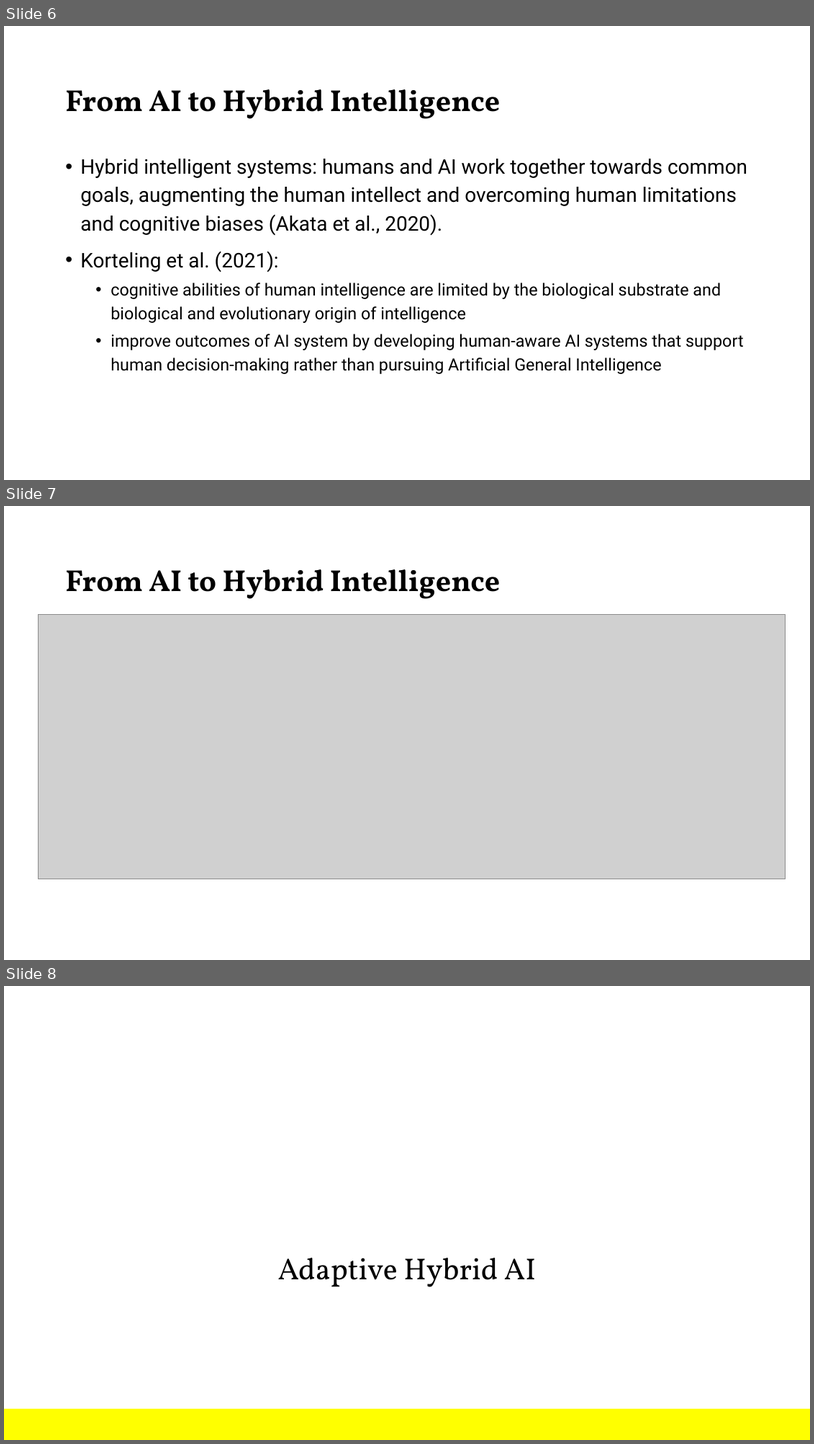
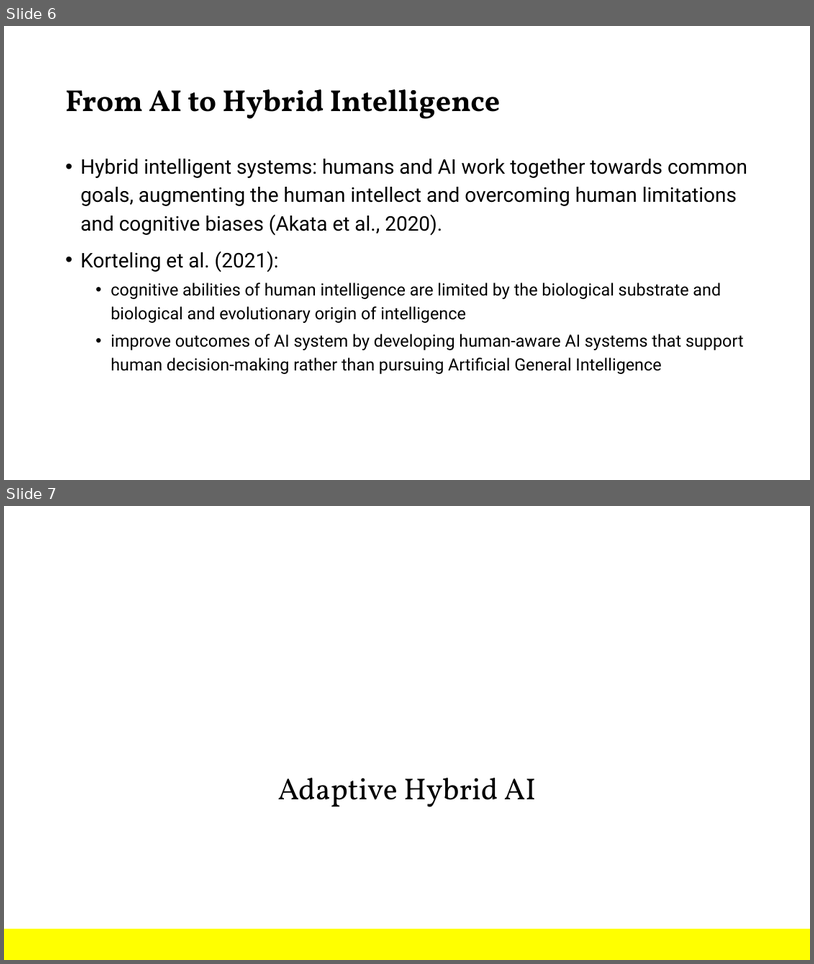
Before and after one commit to rordi/emerging-2023, a slide deck: workshop/_Slides-Handout.pptx. Shown one above the other, each under a label of ours: slides 6, 7 and 8 before the commit, slides 6 and 7 after it. The pictures are 814x1444 and 814x964 pixels, drawn with LibreOffice and Linux fonts; fonts in the diff are those of the drawing; grey boxes stand for pictures. Boxes give left, top, right and bottom in pixels: in the first picture for what was removed or moved away, otherwise in the second. Text is boxed around its words. In the diff, an @@ line names an element or a change of style, - is before the commit and + after.

```diff
--- a/workshop/_Slides-Handout.pptx
+++ b/workshop/_Slides-Handout.pptx
@@ slide 7 removed at (x1=4, y1=506, x2=810, y2=960), background #FFFFFF @@
@@ title removed at (x1=65, y1=569, x2=500, y2=599) @@
-From AI to Hybrid Intelligence
@@ picture removed at (x1=38, y1=615, x2=786, y2=879) @@
@@ what was slide 8 is now slide 7 @@
```
Also in this commit, not shown: 1 slide changed, 6 other files.
